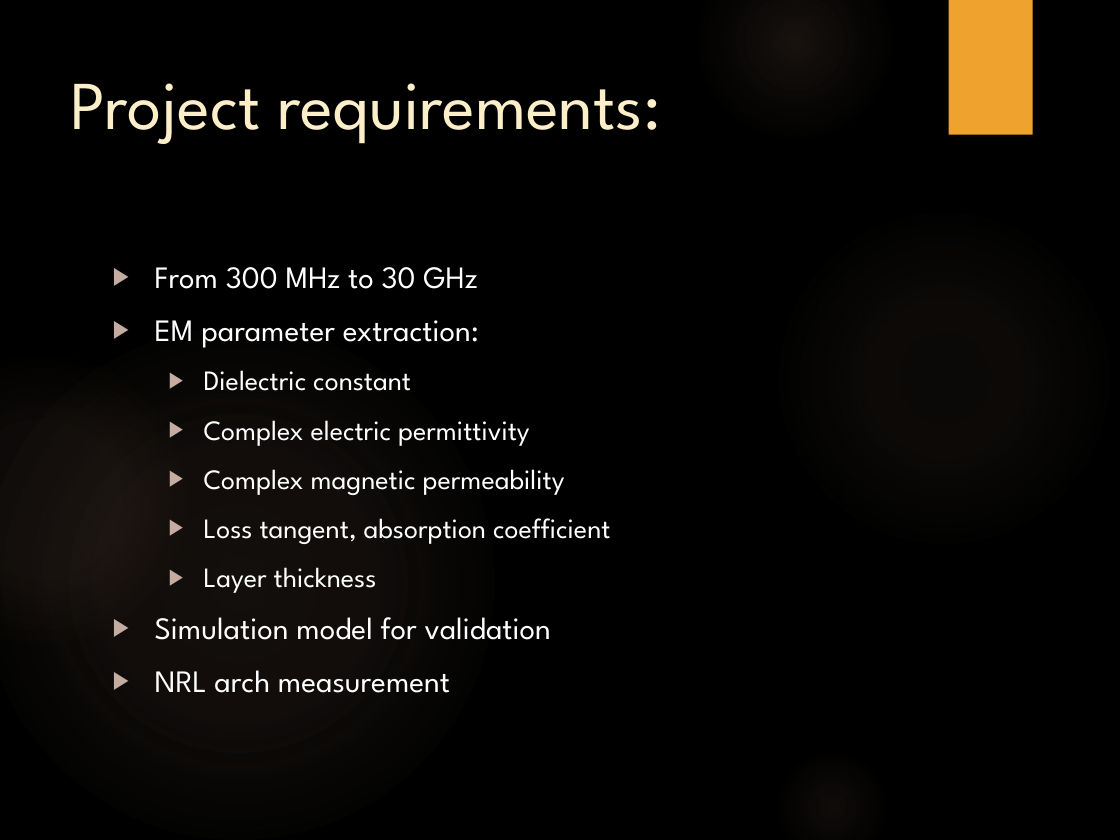
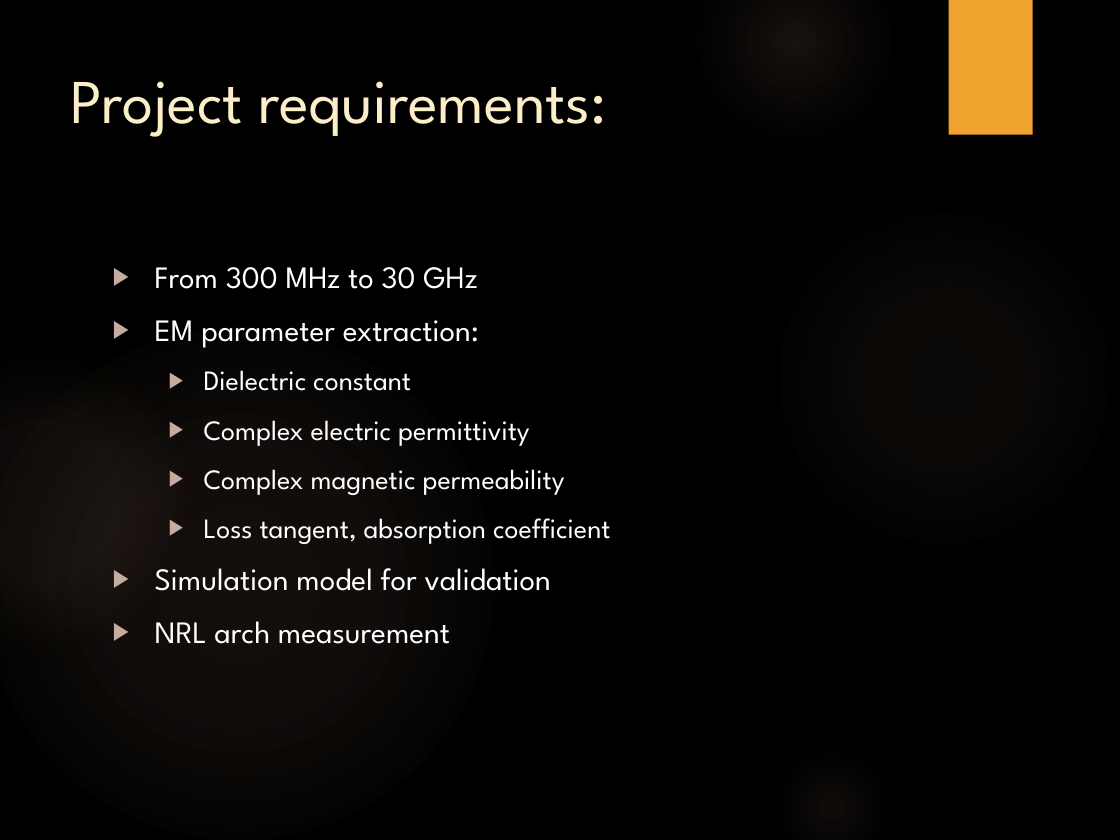
Before and after one commit to trankhiemha/ECE412-413-Capstone-Project-N3, a slide deck: slide 2 of Capstone project proposal presentation.pptx. Drawn at 1120x840 pixels with LibreOffice and Linux fonts; fonts in the diff are those of the drawing; background and template pictures are left out. Boxes give left, top, right and bottom in pixels: in the first picture for what was removed or moved away, otherwise in the second. Text is boxed around its words. In the diff, an @@ line names an element or a change of style, - is before the commit and + after.

```diff
--- a/Capstone project proposal presentation.pptx
+++ b/Capstone project proposal presentation.pptx
@@ title "Project requirements:" at (71,81,606,137): size 44 to 40 pt @@
@@ text at (204,567,377,593): paragraph removed @@
-  ▶ Layer thickness
```
Also in this commit, not shown: 11 other slides changed, 2 slides added, 1 slide removed.
